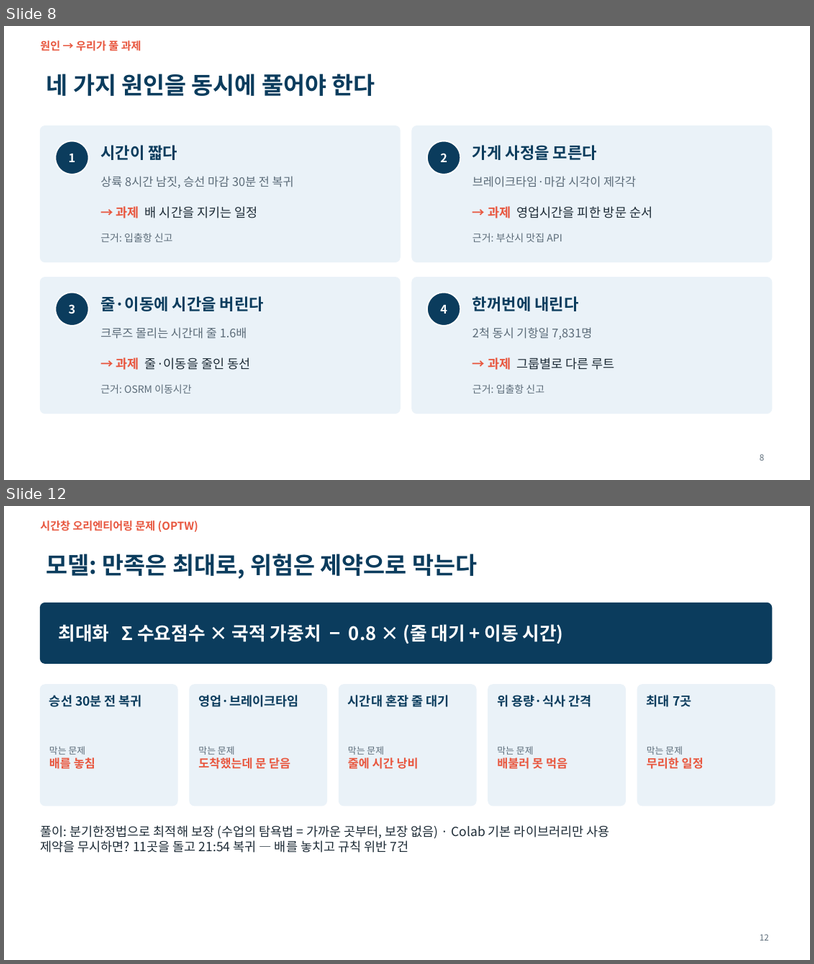
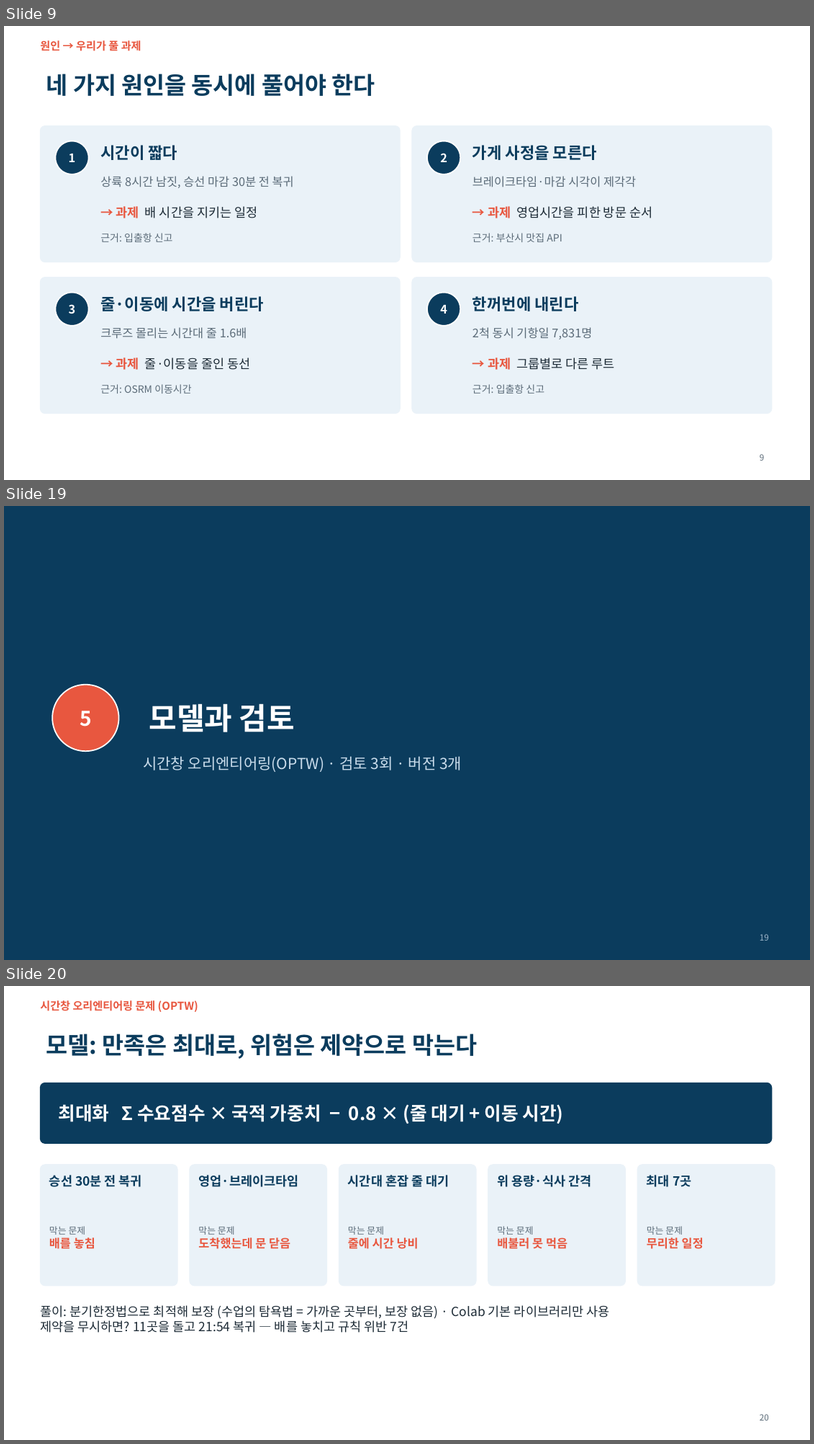
Before and after one commit to ddayoung03/busan-cruise-unpassing, a slide deck: 05_문서/3주차_발표자료.pptx. Shown one above the other, each under a label of ours: slides 8 and 12 before the commit, slides 9, 19 and 20 after it; the slides between them are not shown. The pictures are 814x964 and 814x1444 pixels, drawn with LibreOffice and Linux fonts; fonts in the diff are those of the drawing. Boxes give left, top, right and bottom in pixels: in the first picture for what was removed or moved away, otherwise in the second. Text is boxed around its words. In the diff, an @@ line names an element or a change of style, - is before the commit and + after.

```diff
--- a/05_문서/3주차_발표자료.pptx
+++ b/05_문서/3주차_발표자료.pptx
@@ slide 19 added at [4,506,810,960], background #0B3C5D @@
@@ ellipse added at [52,685,119,751], fill #E8573F, outline #FFFFFF 1.5 pt @@
@@ text added at [80,710,92,726], 24 pt, text #FFFFFF, bold @@
+5
@@ title added at [149,703,295,732], 36 pt, text #FFFFFF, bold @@
+모델과 검토
@@ text added at [143,756,462,772], 18 pt, text #C9DCEB @@
+시간창 오리엔티어링(OPTW) · 검토 3회 · 버전 3개
@@ page number added at [760,934,769,940], 10 pt, text #9FB8CC @@
+19
@@ what was slide 8 is now slide 9 @@
@@ what was slide 12 is now slide 20 @@
@@ page number at [760,1414,769,1420]: text changed @@
-12
+20
```
Also in this commit, not shown: 8 slides changed, 8 other slides added, 3 other files.
